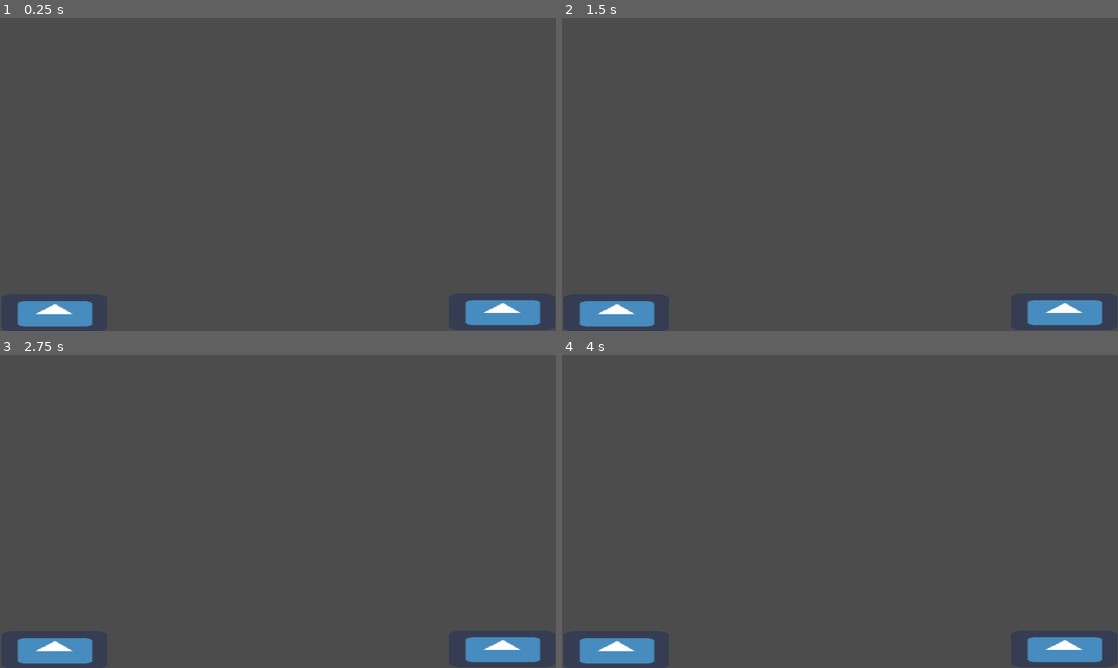
Above: before the commit, frames 1-4 (two rows, left to right).
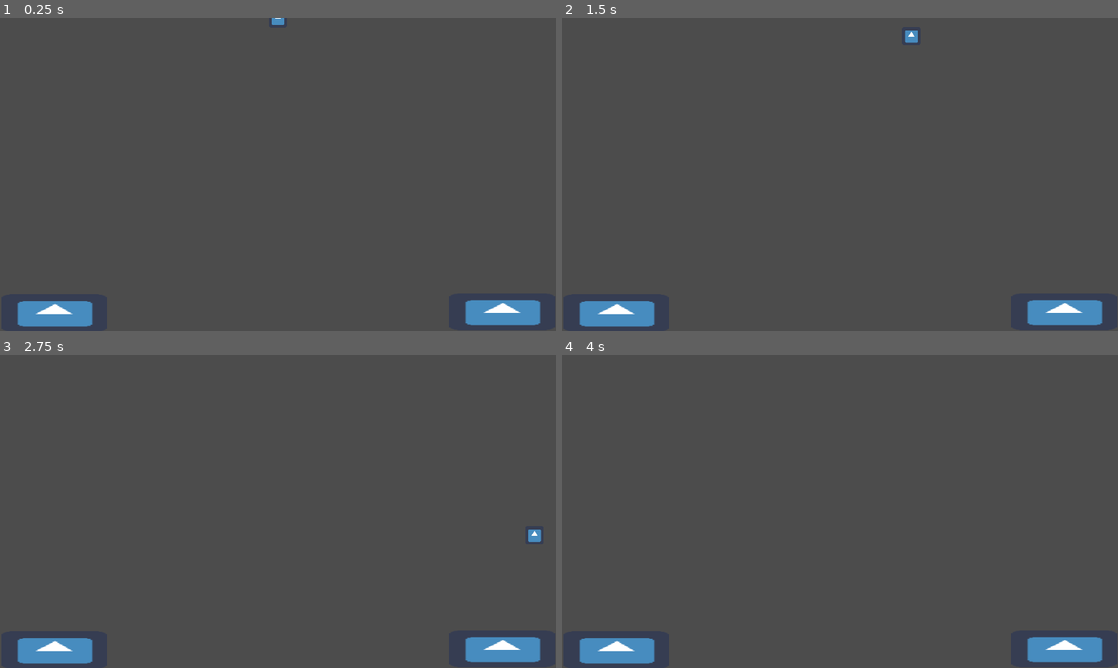
Above: after the commit, the same moments.

Repository: Delfrank94/GGJ20
Game: Godot game, scene res://Level.tscn
Two runs of this game, one before a commit and one after it. Both use one fixed random seed, a clock stepped at 60 frames per second and the inputs below. The engine's default icon, where the game draws it, is replaced by a stand-in: a white triangle on a blue panel in a dark square.
Inputs:
- Up to frame 1 (0.25 s): no input
- Up to frame 2 (1.5 s): tap Enter at 0.5 s; hold Right (ui_right) 0.53-1.28 s; hold Down (ui_down) from 1.28 s (still down)
- Up to frame 3 (2.75 s): release Down (ui_down) at 2.03 s; hold Right (ui_right) from 2.03 s (still down)
- Up to frame 4 (4 s): tap Space at 3.5 s; release Right (ui_right) at 3.53 s; hold Left (ui_left) from 3.53 s (still down)

The runs differ from the first frame. In frame 1, less than 0.1% of the frame differs, in the area x 48-52%, y 0-3%; in frame 2, less than 0.1%, in the area x 61-64%, y 4-8%; in frame 3, less than 0.1%; in frame 4, nothing differs.

Commit message:
Added movable piece

Diff:
--- a/BoxPiece.tscn
+++ b/BoxPiece.tscn
@@ -1,11 +1,20 @@
-[gd_scene load_steps=3 format=2]
+[gd_scene load_steps=4 format=2]
 
 [ext_resource path="res://Piece.tscn" type="PackedScene" id=1]
+
+[sub_resource type="PhysicsMaterial" id=2]
 
 [sub_resource type="RectangleShape2D" id=1]
 extents = Vector2( 30.9791, 31.7738 )
 
 [node name="BoxPiece" instance=ExtResource( 1 )]
+physics_material_override = SubResource( 2 )
+gravity_scale = 0.5
+moveForce = 10
+
+[node name="icon" parent="." index="0"]
+position = Vector2( -0.416084, -0.416084 )
+scale = Vector2( 0.986997, 0.986997 )
 
 [node name="CollisionShape2D" parent="." index="1"]
 shape = SubResource( 1 )
--- a/Level.gd
+++ b/Level.gd
@@ -1,7 +1,12 @@
 extends Node2D
 
+onready var pieceScene = load("res://BoxPiece.tscn")
+
+
 func _ready():
-	pass # Replace with function body.
+	var piece = pieceScene.instance()
+	piece.position = Vector2(get_viewport_rect().size.x/2, 0)
+	add_child(piece)
 
 
 # Called every frame. 'delta' is the elapsed time since the previous frame.
--- a/Piece.gd
+++ b/Piece.gd
@@ -1,9 +1,11 @@
 extends RigidBody2D
 
+
+export var moveForce = 50
 func _physics_process(_delta):
 	if Input.is_action_pressed("ui_left"):
-		apply_impulse(Vector2.ZERO,Vector2.LEFT)
+		apply_impulse(Vector2.ZERO,Vector2.LEFT * moveForce)
 	if Input.is_action_pressed("ui_right"):
-		apply_impulse(Vector2.ZERO,Vector2.RIGHT)
+		apply_impulse(Vector2.ZERO,Vector2.RIGHT * moveForce)
 	if Input.is_action_pressed("ui_down"):
-		apply_impulse(Vector2.ZERO,Vector2.DOWN)
+		apply_impulse(Vector2.ZERO,Vector2.DOWN * moveForce)
